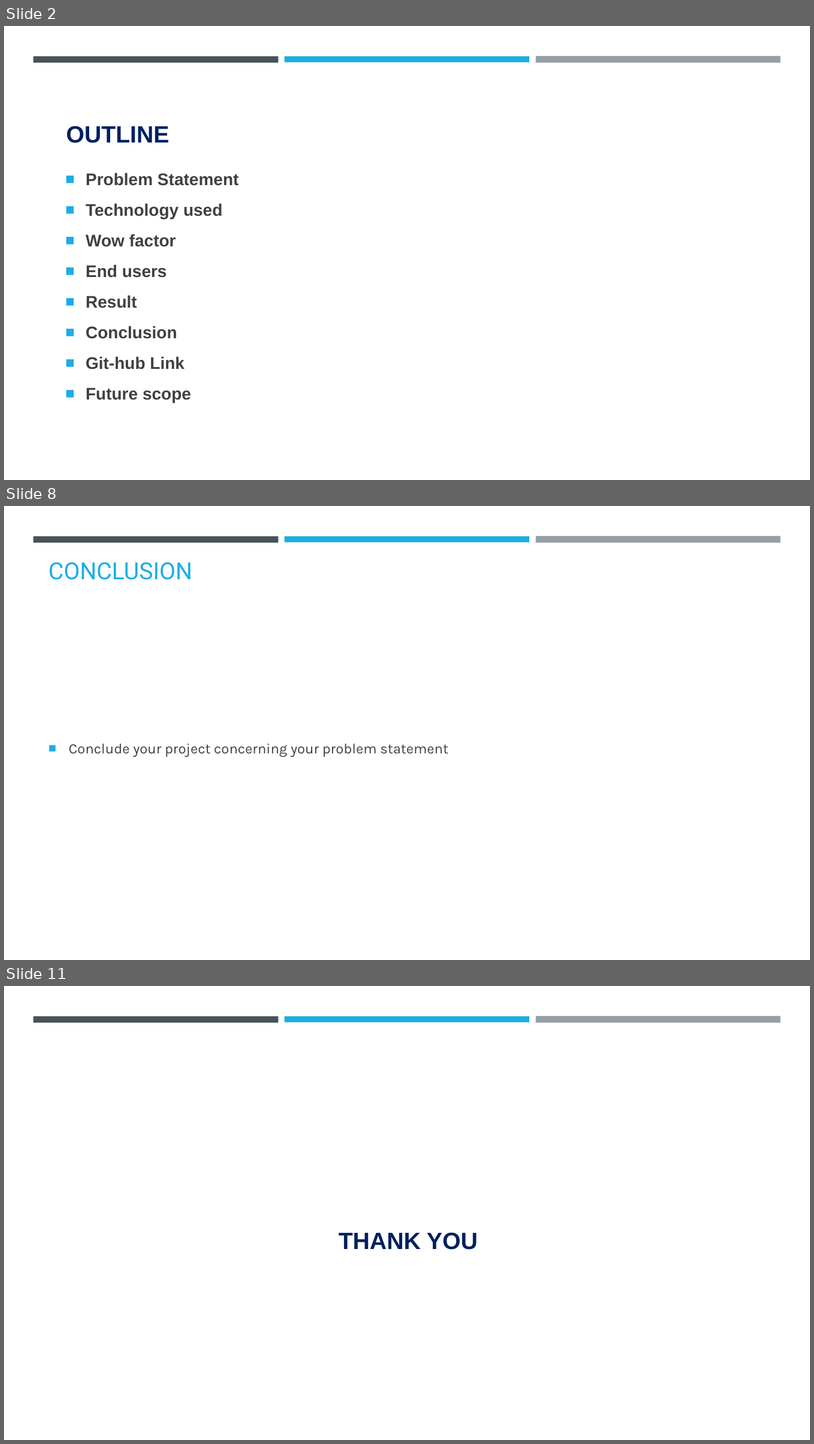
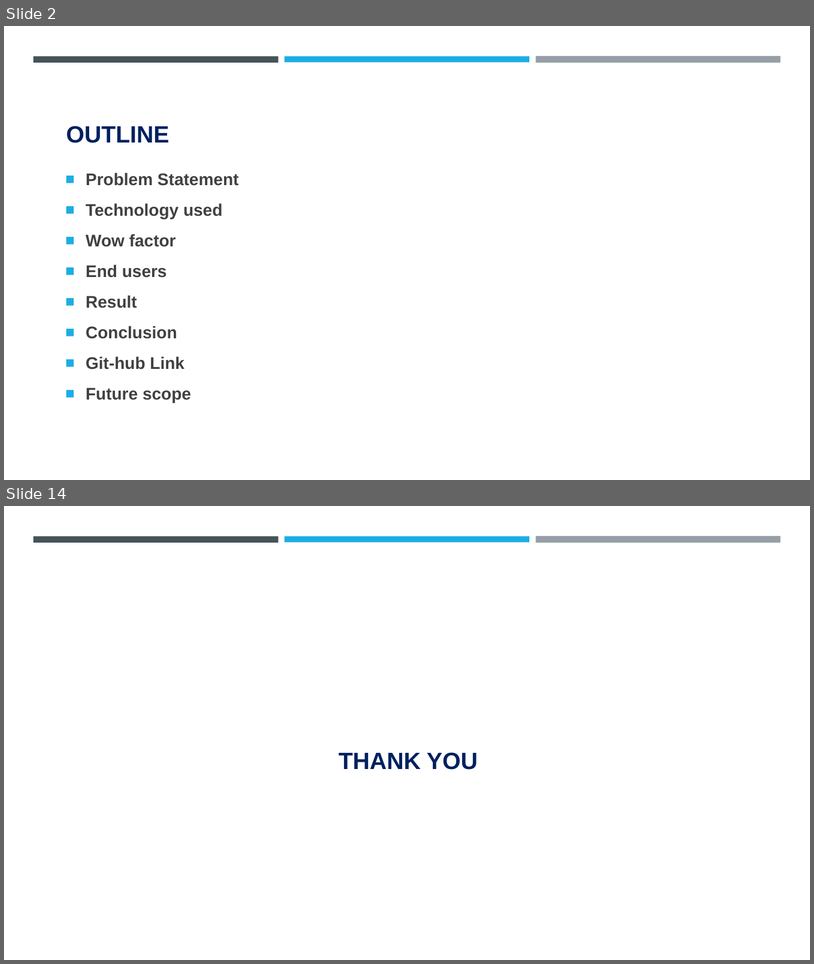
Before and after one commit to AniketDohale/Steganography, a slide deck: AICTE PPT Template.pptx. Shown one above the other, each under a label of ours: slides 2, 8 and 11 before the commit, slides 2 and 14 after it; the slides between them are not shown. The pictures are 814x1444 and 814x964 pixels, drawn with LibreOffice and Linux fonts; fonts in the diff are those of the drawing; background and template pictures are left out. Boxes give left, top, right and bottom in pixels: in the first picture for what was removed or moved away, otherwise in the second. Text is boxed around its words. In the diff, an @@ line names an element or a change of style, - is before the commit and + after.

```diff
--- a/AICTE PPT Template.pptx
+++ b/AICTE PPT Template.pptx
@@ slide 8 removed at [4, 506, 810, 960], background #FFFFFF; not listed: 3 template elements that a slide beside it also shows @@
@@ title removed at [48, 562, 192, 580] @@
-CONCLUSION
@@ text removed at [69, 743, 449, 757] @@
-■ Conclude your project concerning your problem statement
@@ what was slide 11 is now slide 14 @@
```
Also in this commit, not shown: 1 slide changed, 10 slides added, 6 other slides removed, 5 other files.
